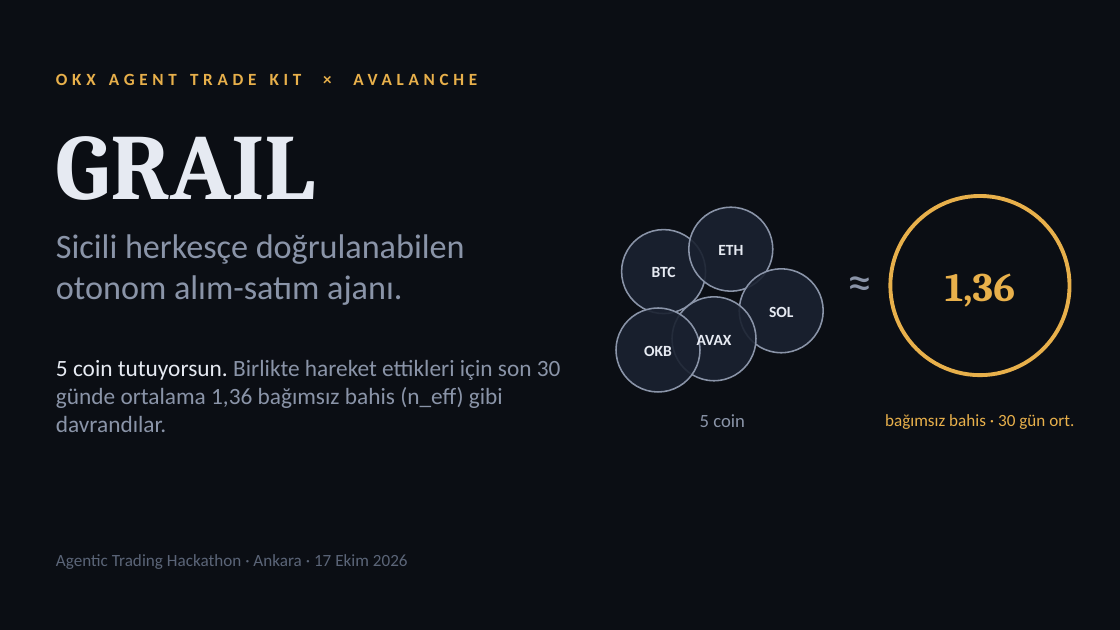
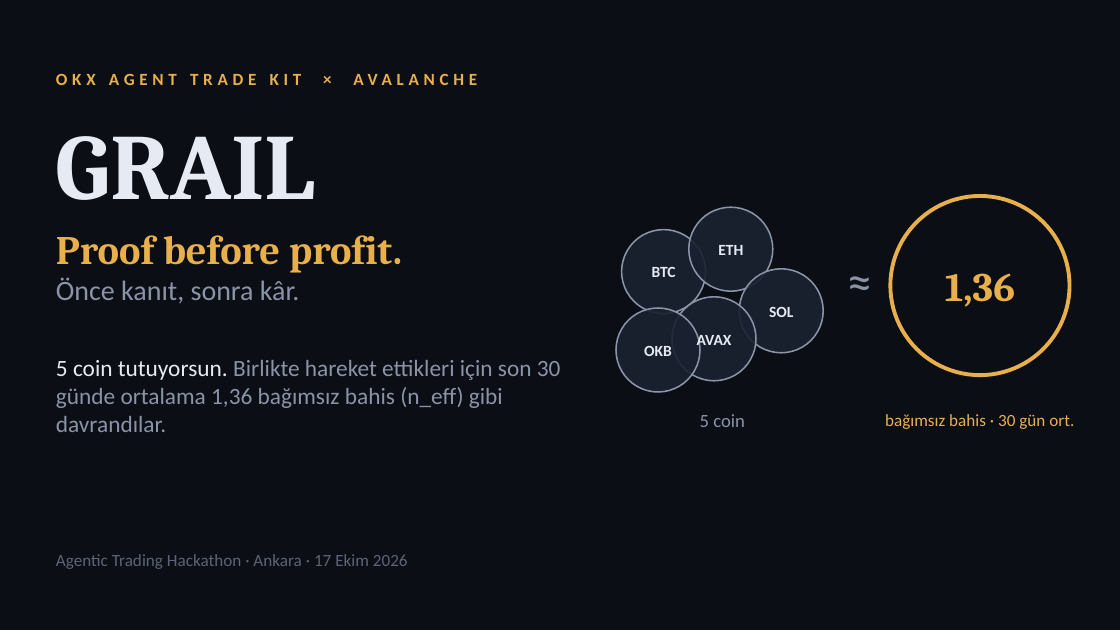
Before and after one commit to WalAngeL06/grail-agent, a slide deck: slide 1 of docs/pitch/GRAIL-pitch.pptx. Drawn at 1120x630 pixels with LibreOffice and Linux fonts; fonts in the diff are those of the drawing. Boxes give left, top, right and bottom in pixels: in the first picture for what was removed or moved away, otherwise in the second. Text is boxed around its words. In the diff, an @@ line names an element or a change of style, - is before the commit and + after.

```diff
--- a/docs/pitch/GRAIL-pitch.pptx
+++ b/docs/pitch/GRAIL-pitch.pptx
@@ text at (56,235,402,303): text changed; size 22 to 18 pt @@
-Sicili herkesçe doğrulanabilen otonom alım-satım ajanı.
+Proof before profit.
+Önce kanıt, sonra kâr.
```
Also in this commit, not shown: 4 other slides changed, 9 other files.
